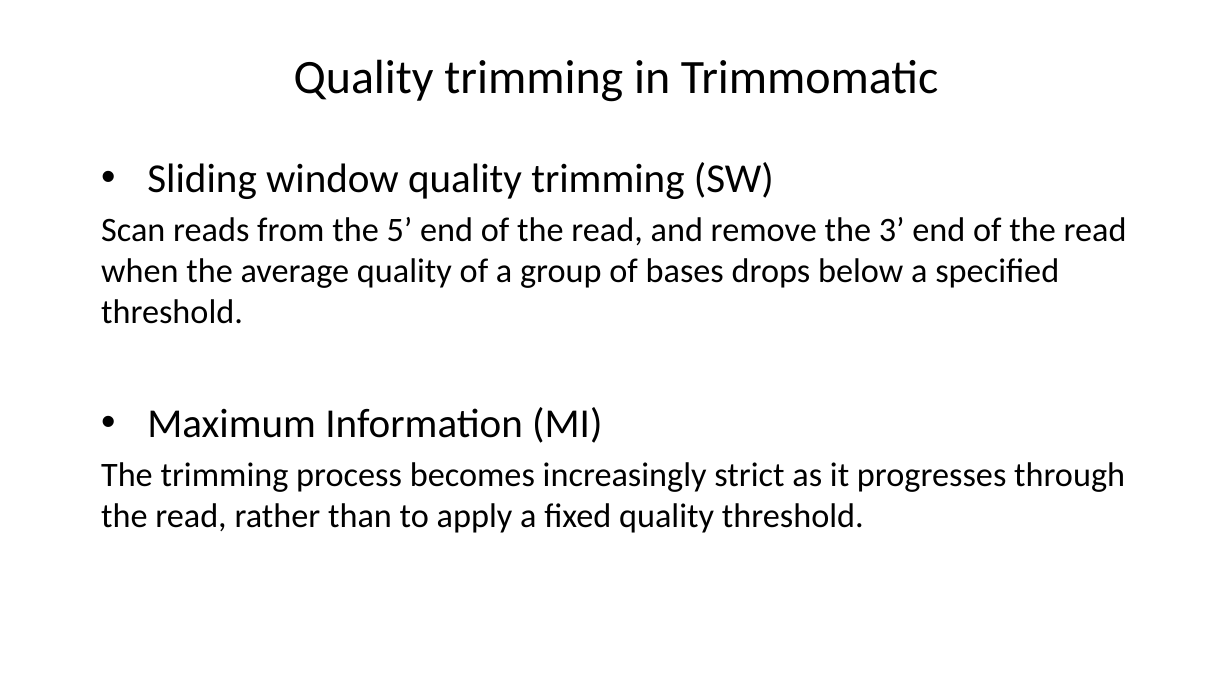
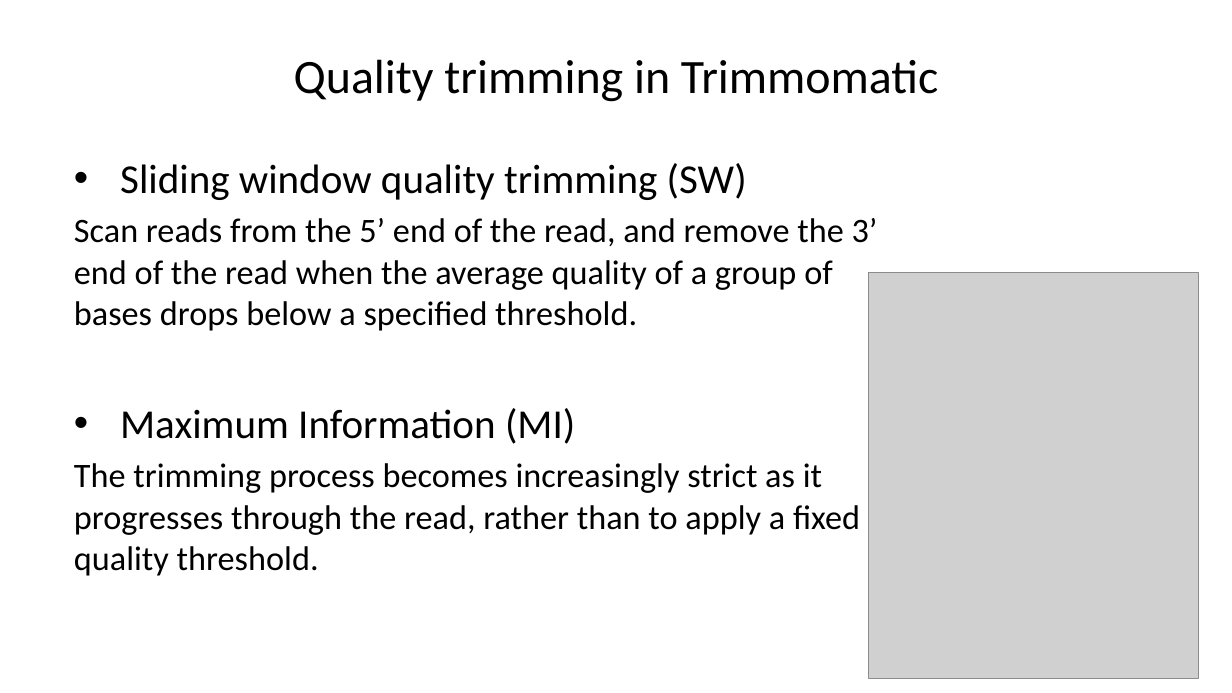
Before and after one commit to liu3zhenlab/teaching, a slide deck: slide 39 of PLPTH813Bioinformatis/2025/1_lecture/lecture05_NGS_data.pptx (slide 31 before the commit). Drawn at 1232x693 pixels with LibreOffice and Linux fonts; fonts in the diff are those of the drawing; grey boxes stand for pictures. Boxes give left, top, right and bottom in pixels: in the first picture for what was removed or moved away, otherwise in the second. Text is boxed around its words. In the diff, an @@ line names an element or a change of style, - is before the commit and + after.

```diff
--- a/PLPTH813Bioinformatis/2025/1_lecture/lecture05_NGS_data.pptx
+++ b/PLPTH813Bioinformatis/2025/1_lecture/lecture05_NGS_data.pptx
@@ text "Sliding window quality trimming (SW)" rewrapped from (x1=101, y1=162, x2=1127, y2=533) to (x1=74, y1=163, x2=878, y2=576) @@
@@ picture added at (x1=869, y1=272, x2=1199, y2=678) @@
```
Also in this commit, not shown: 5 other slides changed, 8 slides added.
